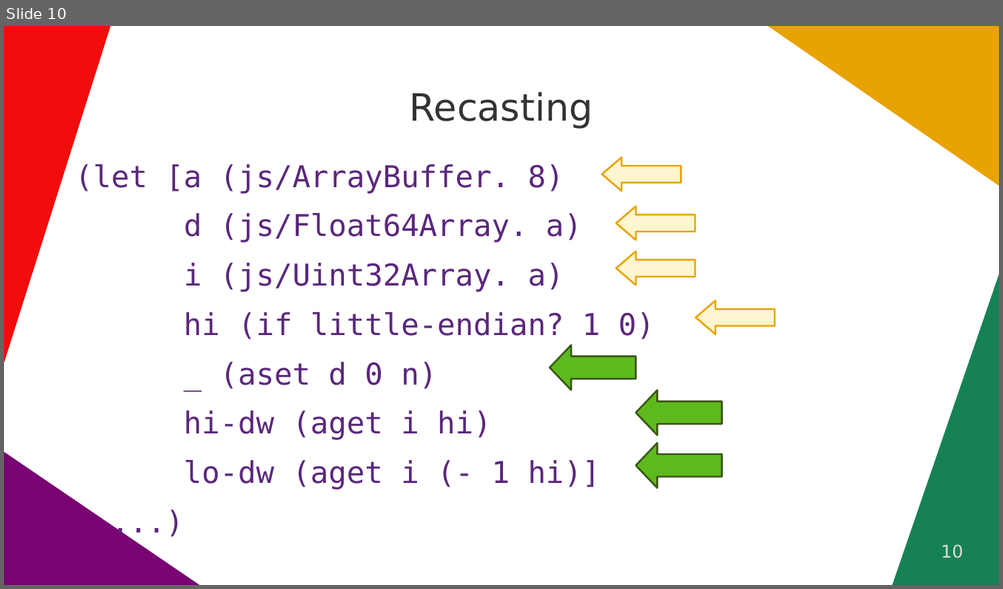
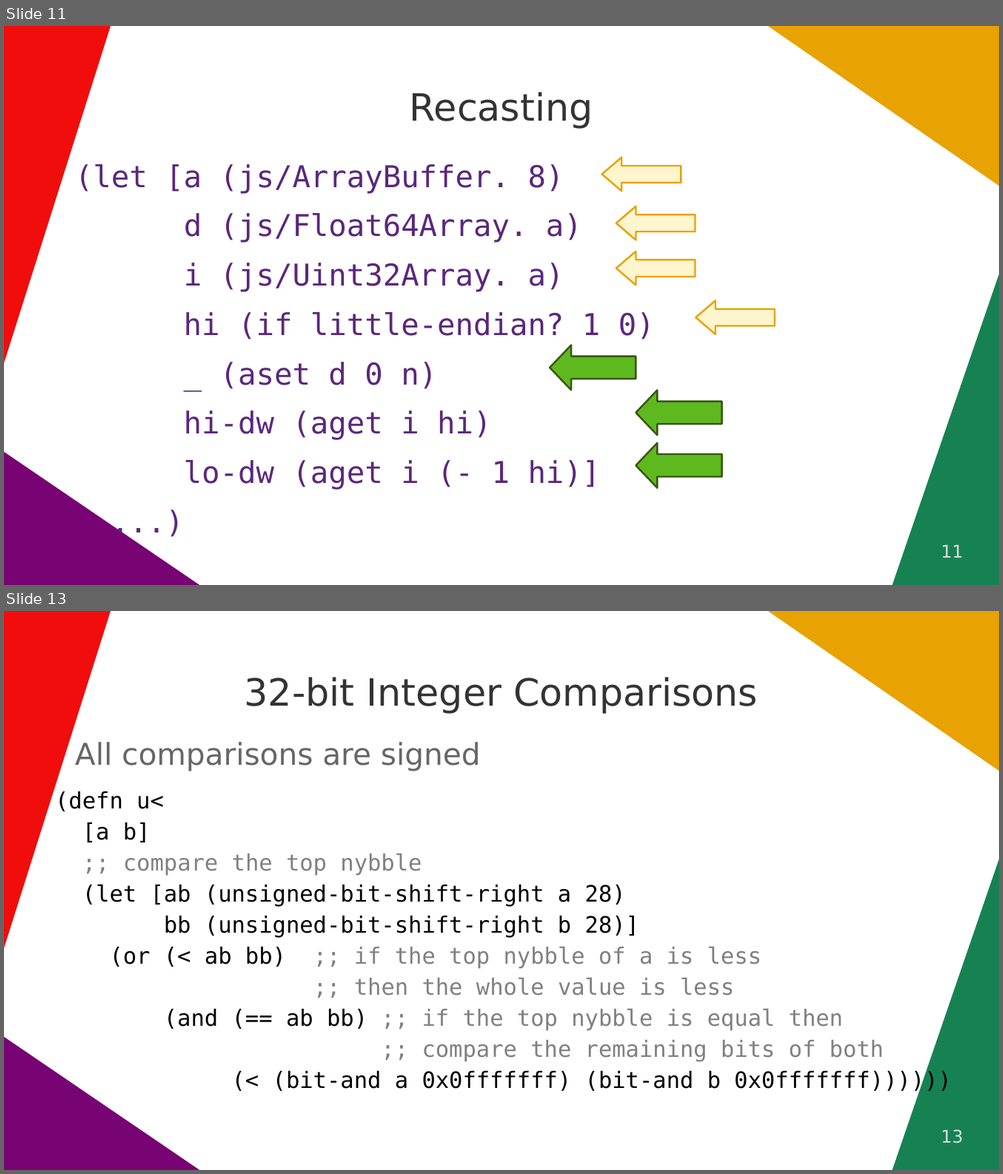
Before and after one commit to quoll/cljs-math, a slide deck: docs/ClojureDays2022.odp. Shown one above the other, each under a label of ours: slide 10 before the commit, slides 11 and 13 after it; the slides between them are not shown. The pictures are 1003x589 and 1003x1174 pixels, drawn with LibreOffice and Linux fonts; fonts in the diff are those of the drawing. Boxes give left, top, right and bottom in pixels: in the first picture for what was removed or moved away, otherwise in the second. Text is boxed around its words. In the diff, an @@ line names an element or a change of style, - is before the commit and + after.

```diff
--- a/docs/ClojureDays2022.odp
+++ b/docs/ClojureDays2022.odp
@@ slide 13 added at [4, 611, 999, 1170], background #FFFFFF; not listed: 4 template elements that a slide beside it also shows @@
@@ title added at [244, 677, 757, 714], 30 pt, text #333333 @@
+32-bit Integer Comparisons
@@ text added at [75, 742, 481, 772], 24 pt, text #666666 @@
+All comparisons are signed
@@ text added at [55, 792, 951, 1093], 18 pt, text #000000 @@
+(defn u<
+[a b]
+;; compare the top nybble
+(let [ab (unsigned-bit-shift-right a 28)
+bb (unsigned-bit-shift-right b 28)]
+(or (< ab bb) ;; if the top nybble of a is less
+;; then the whole value is less
+(and (== ab bb) ;; if the top nybble is equal then
+;; compare the remaining bits of both
+(< (bit-and a 0x0fffffff) (bit-and b 0x0fffffff))))))
@@ page number added at [941, 1130, 963, 1144], 14 pt, text #DDDDDD @@
+13
@@ what was slide 10 is now slide 11 @@
@@ page number at [941, 545, 963, 558]: text changed @@
-10
+11
```
Also in this commit, not shown: 3 slides changed, 4 other slides added.
